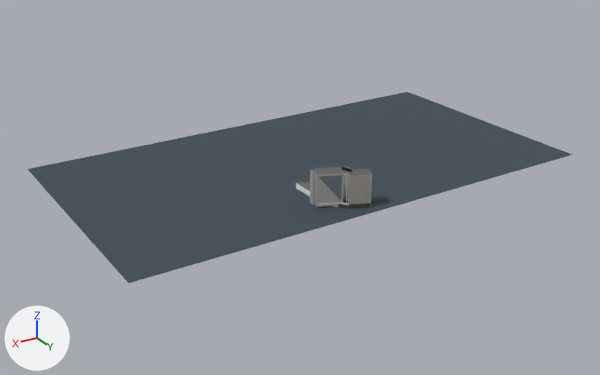
Renders of the glTF model public/twins/chatt/models/chattanooga-marriott-hotel-at-the-convention-cen.glb from each side of a commit.
Rendered twice from a 50 mm camera at (532.0, 873.0, 406.0) aimed at (17.0, 16.0, -23.0). The axes (+X, +Y, +Z) are drawn at lower left. The lights are the same throughout. The older version comes first. Where no turn or scale is listed for an object, it has been applied to the vertices. Vertices at exactly the same position are counted once.
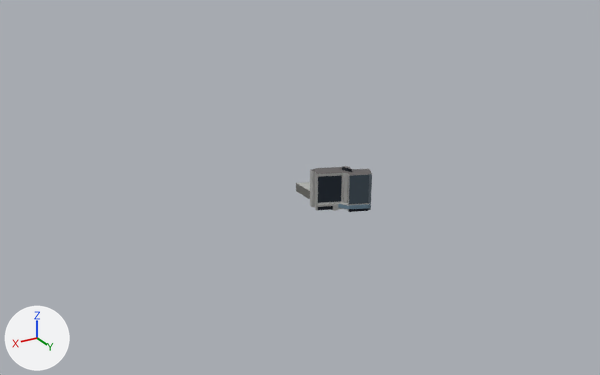
Where the newer file only moved an object's origin or applied its transform, the numbers keep the older frame.

The change, as a list of edits to the scene's bpy script:
```text
Change me_mesh_0:
    used by ob_mesh_0; location = (2.8, -0.2, 25.4)
    verts and faces of me_mesh_0; kept vertices keep their numbers, new ones are numbered from 272
    before: 12 (-312.0, -181.0, -19.0) at pixel (407, 91), 13 (309.0, 183.0, -23.0) at pixel (128, 283), 14 (-317.0, 170.0, -17.0) at pixel (572, 154), 15 (316.0, -172.0, -25.0) at pixel (27, 169)
    remove me_mesh_0.from_pydata(...)  # 272 vertices, 494 faces; spans x -317.0..316.0, y -181.0..183.0, z -25.0..25.0
    add me_mesh_0.from_pydata(...)  # 272 vertices, 500 faces; spans x 0.0..62.0, y 69.0..163.0, z -25.0..25.0
    me_mesh_0 part 1
    36 faces are deleted
    4 vertices are added at (60.0, 131.0, -15.0), (25.0, 134.0, -16.0), (51.0, 107.0, -24.0), (22.0, 137.0, -24.0)
    40 new faces join them, mat_palettematerial001 (picture img_palettebasecolor)
    4 new faces join them, mat_palettematerial002 (picture img_palettebasecolor)
    me_mesh_0 part 2
    add delete_vertices([*range(12, 16)])  # with the faces that use them
    me_mesh_0 part 3: 323 kept faces spanning x 0.0..52.0, y 69.0..163.0, z -25.0..21.0 get new texture (UV) coordinates
```

Location of each change, (x1, y1, x2, y2) in pixels of the pictures (600 x 375 px; the box of a moved part takes in the faces that stretch with it):
'Mesh_0', reshaped (86% narrower, 76% shorter)
    before: (28, 92, 572, 283)
    after: (296, 166, 372, 212)
part 1 of me_mesh_0, moved or reshaped
    before: (303, 170, 370, 204)
    after: (297, 170, 370, 209)
part 2 of me_mesh_0, deleted (blue)
    before: (28, 92, 572, 283)
part 3 of me_mesh_0, surface changed (grey to blue)
    both: (296, 174, 372, 209)
